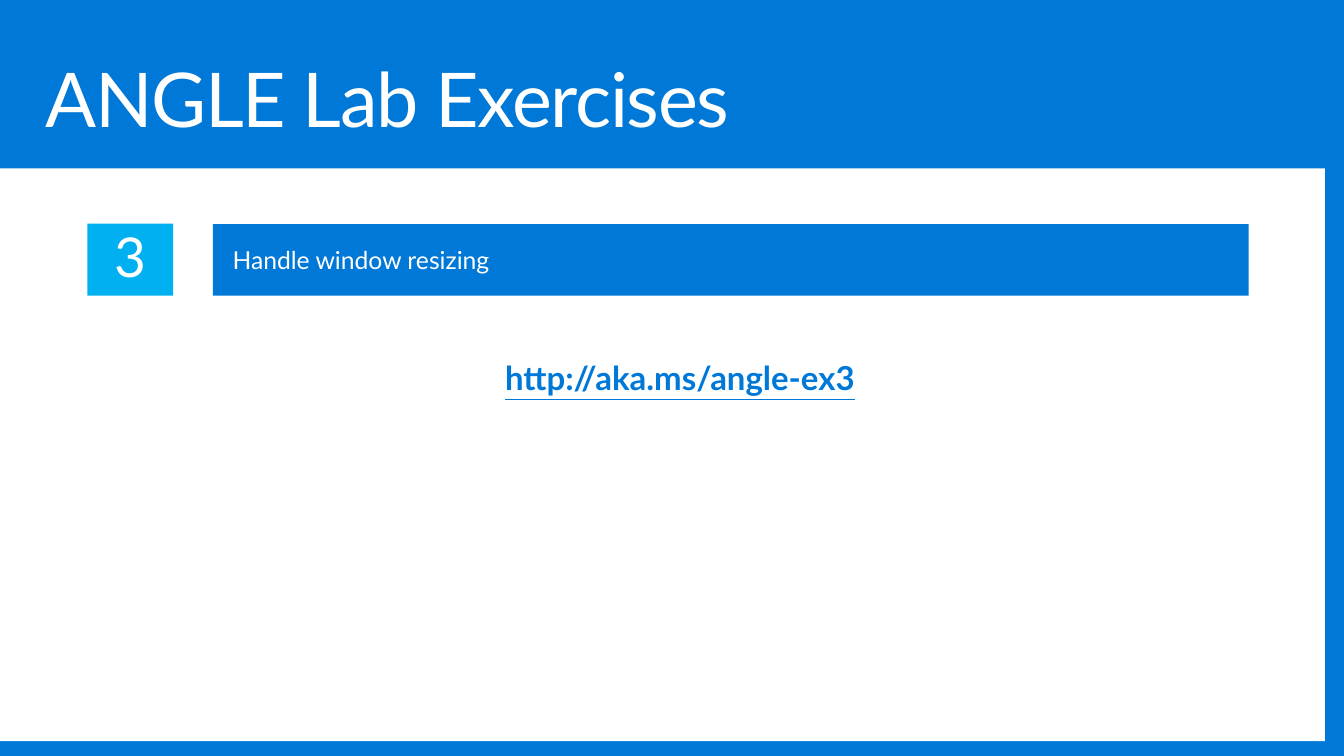
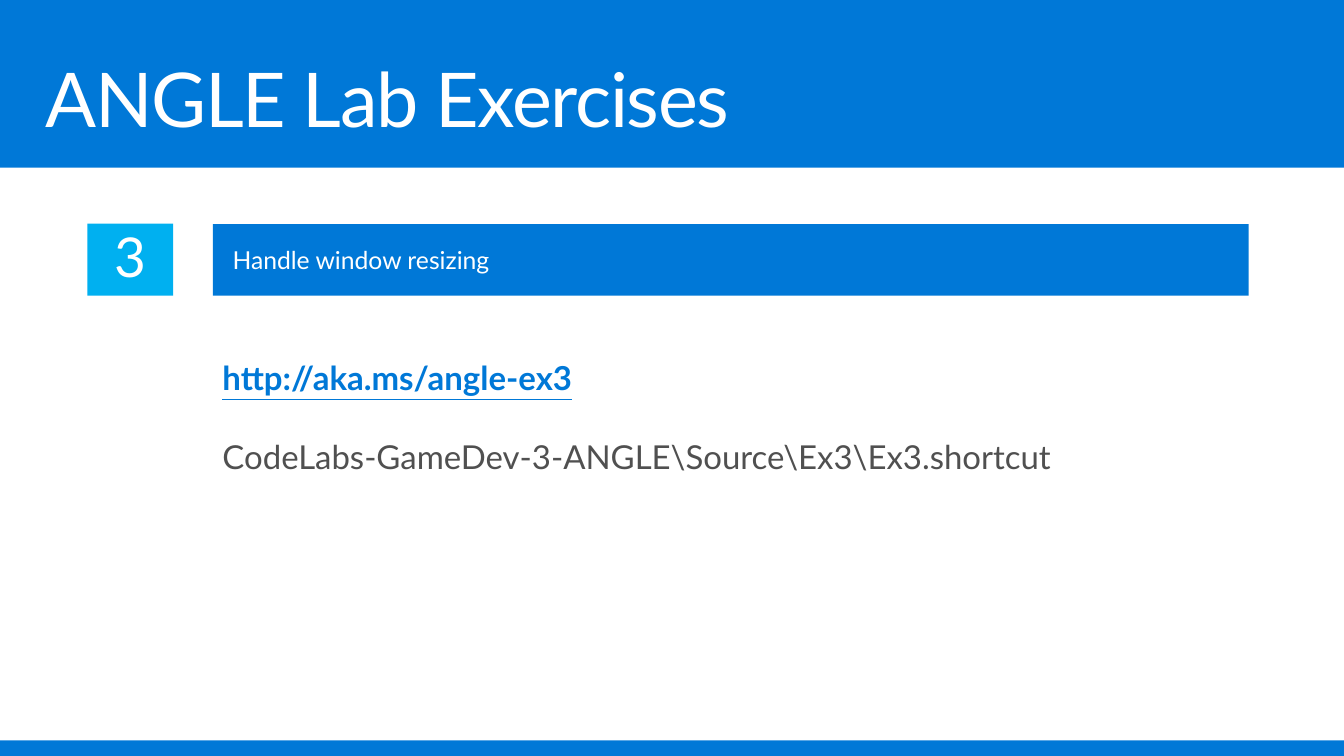
Before and after one commit to Microsoft-Build-2016/CodeLabs-GameDev-3-ANGLE, a slide deck: slide 15 of Presentation.pptx. Drawn at 1344x756 pixels with LibreOffice and Linux fonts; fonts in the diff are those of the drawing. Boxes give left, top, right and bottom in pixels: in the first picture for what was removed or moved away, otherwise in the second. Text is boxed around its words. In the diff, an @@ line names an element or a change of style, - is before the commit and + after.

Commit message:
added exercise url shortcuts

```diff
--- a/Presentation.pptx
+++ b/Presentation.pptx
@@ rectangle: place and size @@
-rectangle at (0,168,1325,740)
+rectangle at (0,168,1344,740)
@@ text "http://aka.ms/angle-ex3": place and size @@
-text "http://aka.ms/angle-ex3" at (505,365,855,396)
+text "http://aka.ms/angle-ex3" at (222,365,1050,471)
@@ text at (222,365,572,396): list level 2 to 1 in "http://aka.ms/angle-ex3" @@
@@ text at (222,444,1050,471): paragraph added @@
+CodeLabs-GameDev-3-ANGLE\Source\Ex3\Ex3.shortcut
```
Also in this commit, not shown: 6 other slides changed, 1 slide added, 1 slide removed.
